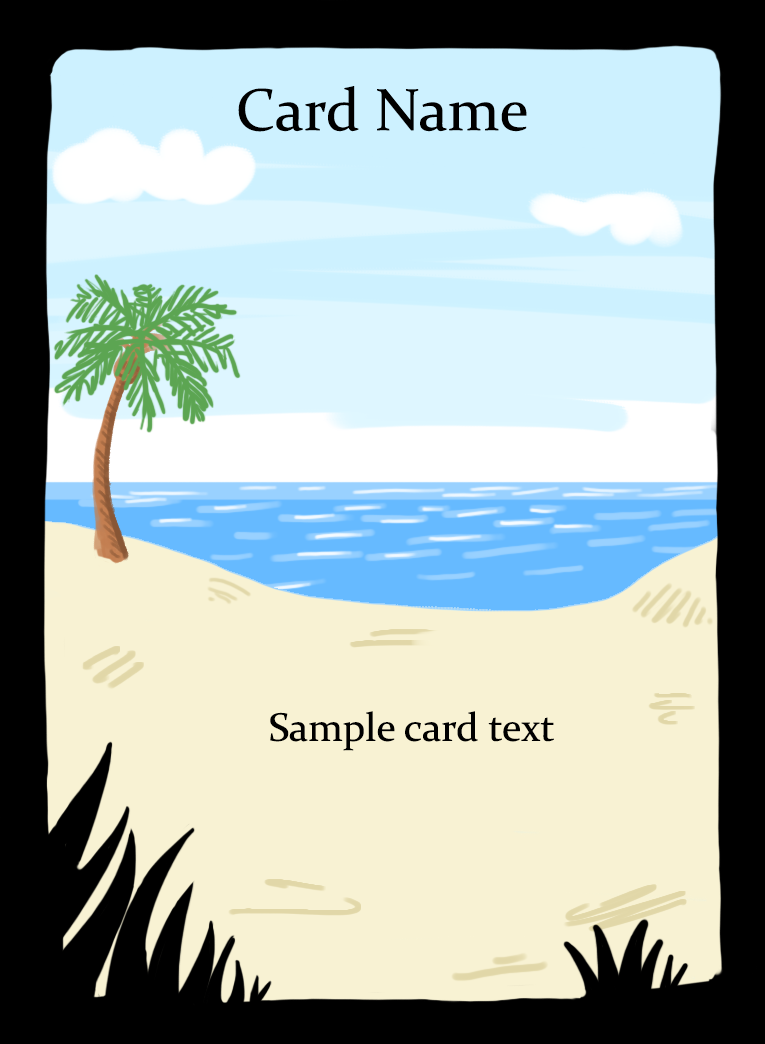
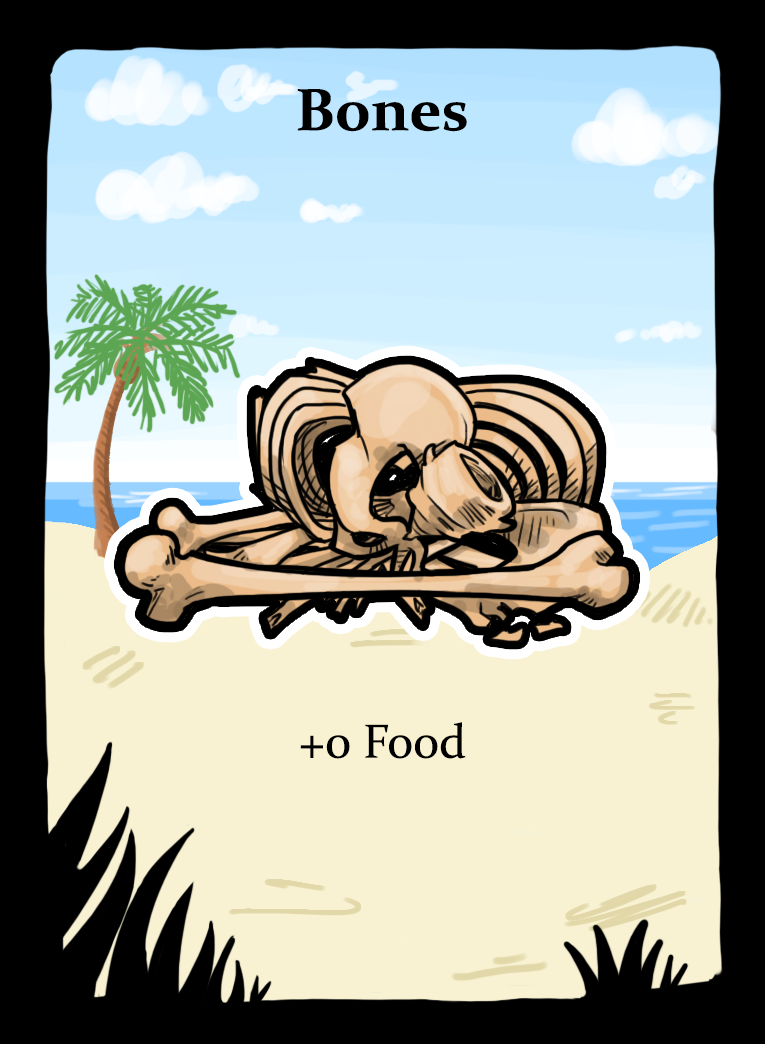
The second w=765, h=1044 image is a revision of the first. Changes to its layers:
renamed "Sample card text" to "+0 Food", painted on it over 270, 711, 554, 759
renamed "Card Name" to "Bones", painted on it over 238, 86, 527, 132
added group "Card Art" with 19 layers above "Big Fish" over 46, 45, 721, 759
added group "Bones" (2nd of 2, in "Card Art") with 4 layers in group "Card Art" over 46, 45, 721, 759
added layer "Layer 21" in group "Bones" over 118, 360, 636, 645
added layer "Layer 23" in group "Bones" over 46, 45, 721, 759
added layer "Layer 22" in group "Bones" over 120, 362, 634, 643
added layer "Layer 6" in group "bg" over 83, 54, 721, 345
painted on "Layer 002" over 46, 45, 721, 660
